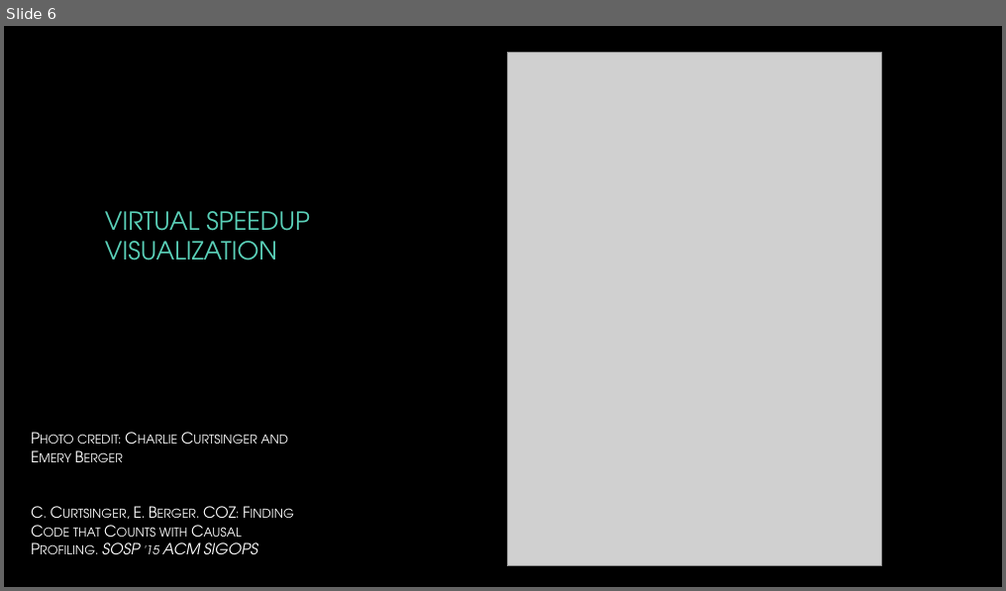
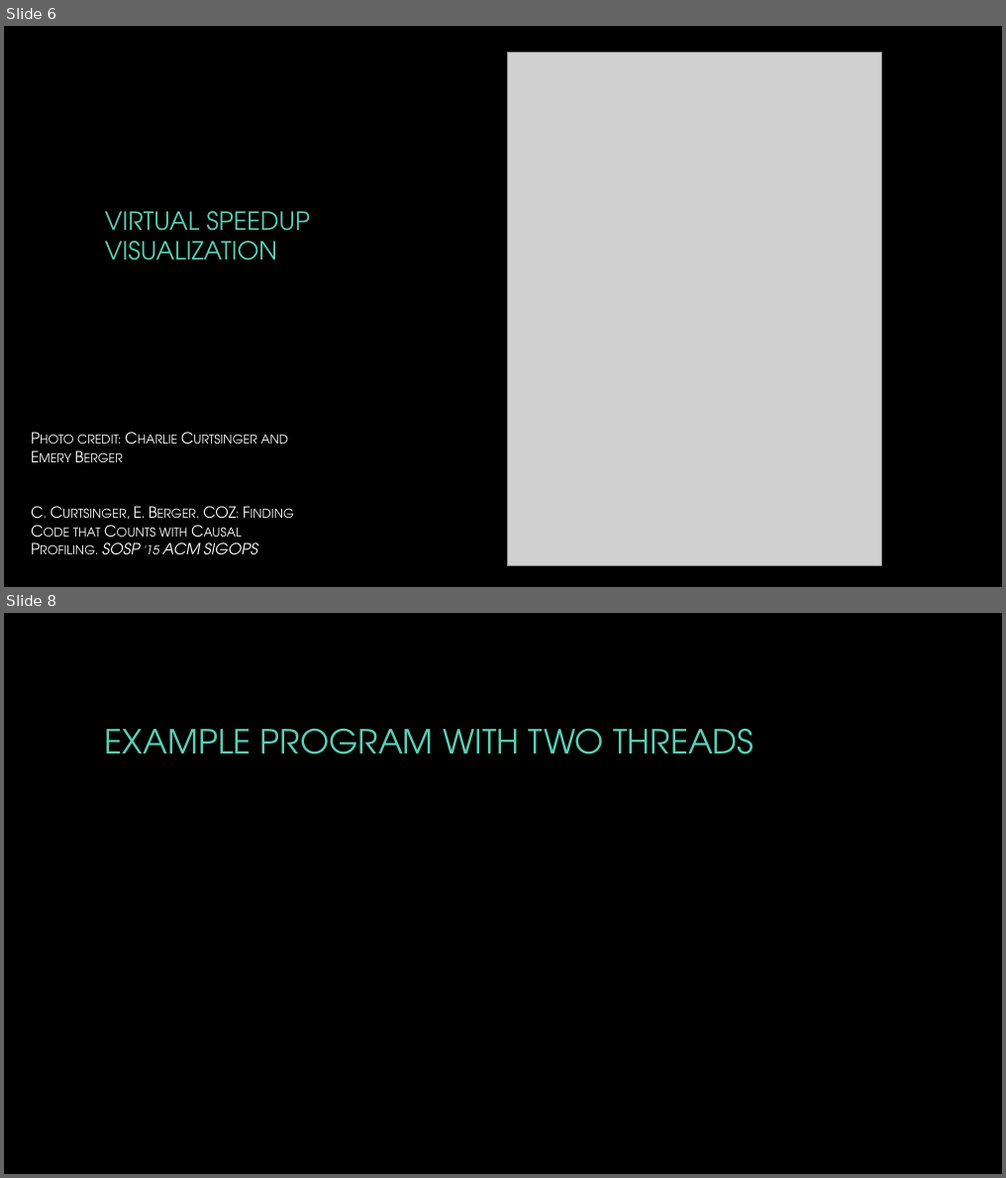
Before and after one commit to Byte-Lab/JCoz, a slide deck: project_presentation.pptx. Shown one above the other, each under a label of ours: slide 6 before the commit, slides 6 and 8 after it; the slides between them are not shown. The pictures are 1006x591 and 1006x1178 pixels, drawn with LibreOffice and Linux fonts; fonts in the diff are those of the drawing; grey boxes stand for pictures; background and template pictures are left out. Boxes give left, top, right and bottom in pixels: in the first picture for what was removed or moved away, otherwise in the second. Text is boxed around its words. In the diff, an @@ line names an element or a change of style, - is before the commit and + after.

Commit message:
Update presentation

```diff
--- a/project_presentation.pptx
+++ b/project_presentation.pptx
@@ slide 8 added at bbox=[4, 613, 1002, 1174], background picture (left out) @@
@@ title added at bbox=[105, 728, 753, 755], 32 pt, text #5AD0B8 @@
+EXAMPLE PROGRAM WITH TWO THREADS
```
Also in this commit, not shown: 1 other slide added.
